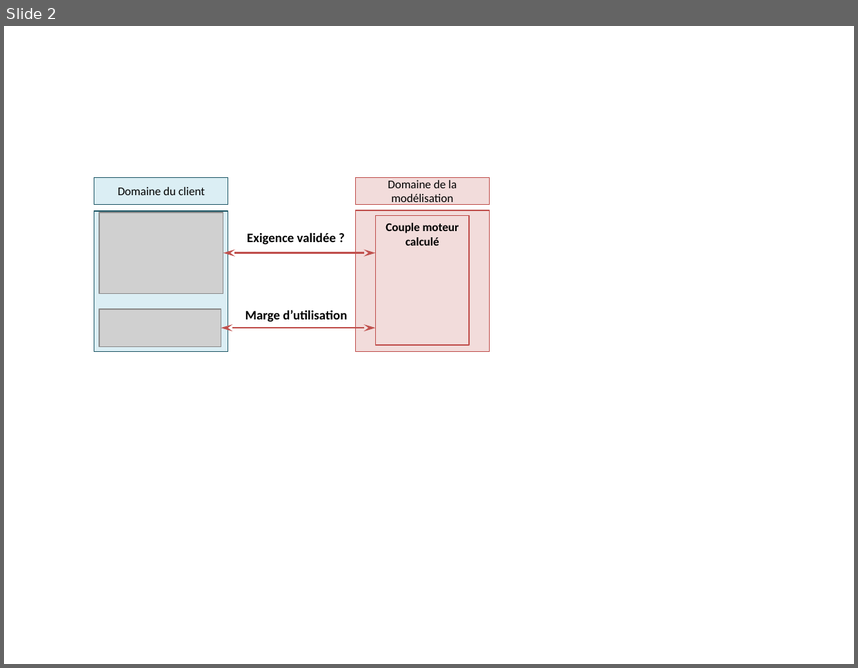
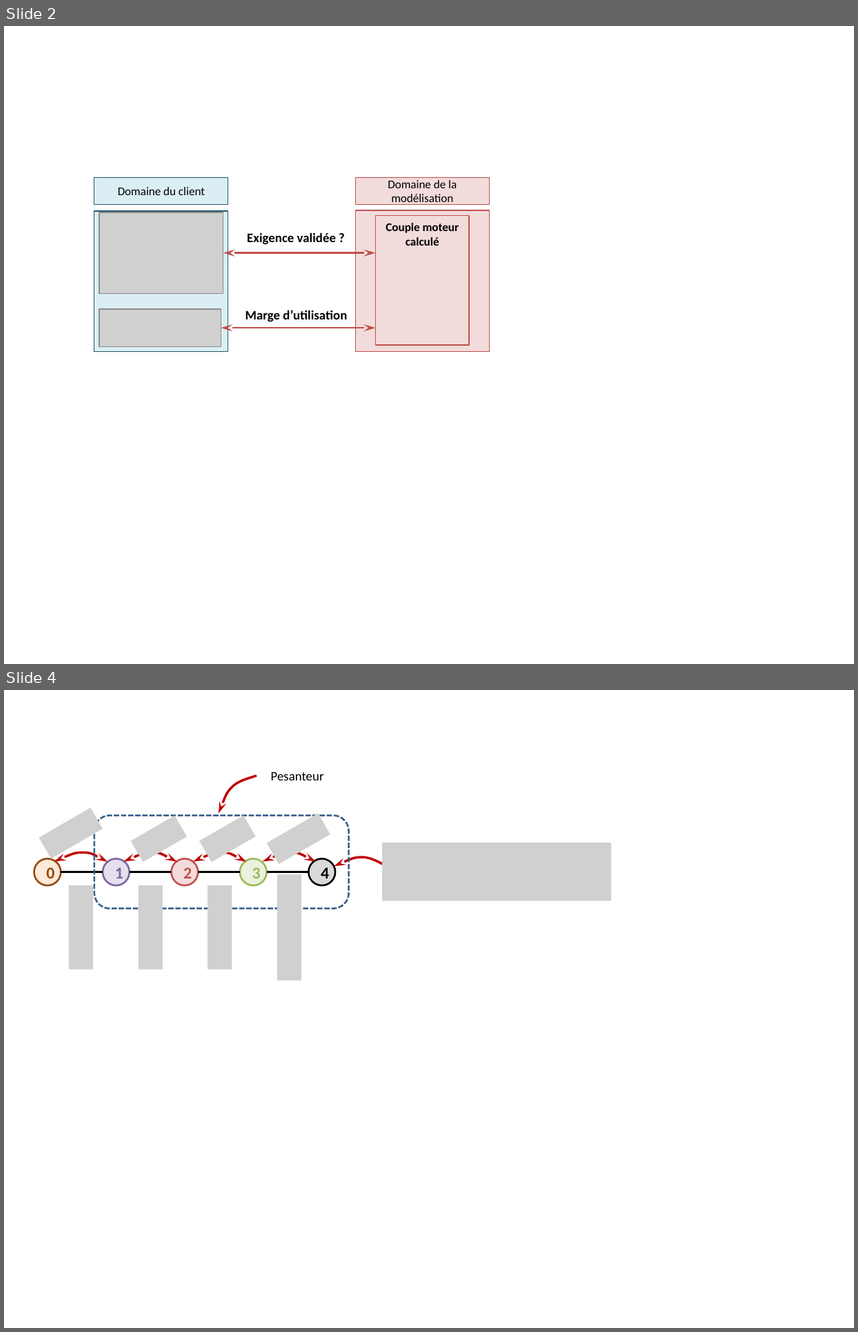
Before and after one commit to xpessoles/Cy_04_PSI_ModelisationDynamique, a slide deck: Revisions_Statique/Fiche_01_Statique_3D_TD_01_MC2E_TODO/images/Figures.pptx. Shown one above the other, each under a label of ours: slide 2 before the commit, slides 2 and 4 after it; the slides between them are not shown. The pictures are 858x668 and 858x1332 pixels, drawn with LibreOffice and Linux fonts; fonts in the diff are those of the drawing; grey boxes stand for pictures. Boxes give left, top, right and bottom in pixels: in the first picture for what was removed or moved away, otherwise in the second. Text is boxed around its words. In the diff, an @@ line names an element or a change of style, - is before the commit and + after.

```diff
--- a/Revisions_Statique/Fiche_01_Statique_3D_TD_01_MC2E_TODO/images/Figures.pptx
+++ b/Revisions_Statique/Fiche_01_Statique_3D_TD_01_MC2E_TODO/images/Figures.pptx
@@ slide 4 added at (4,690,854,1328), background #FFFFFF @@
@@ freeform shape added at (212,769,256,814), outline #C00000 2 pt @@
@@ text added at (271,772,324,780), 11 pt, text #000000 @@
+Pesanteur
@@ picture added at (39,808,103,859) @@
@@ picture added at (267,813,331,864) @@
@@ rounded rectangle added at (94,815,348,907), outline #3A5F8C 1.5 pt dashed @@
@@ picture added at (130,816,187,862) @@
@@ picture added at (199,815,256,862) @@
@@ freeform shape added at (54,852,107,862), outline #C00000 2 pt @@
@@ freeform shape added at (124,852,177,862), outline #C00000 2 pt @@
@@ freeform shape added at (193,852,246,862), outline #C00000 2 pt @@
@@ freeform shape added at (263,852,316,862), outline #C00000 2 pt @@
@@ picture added at (382,842,612,901) @@
@@ ellipse added at (34,858,60,885), fill #FDEADA, outline #984807 1.5 pt, 14 pt, text #984807, bold @@
+0
@@ line added from (61, 872) to (103, 872), #000000 1.5 pt @@
@@ ellipse added at (103,858,129,885), fill #E6E0EC, outline #8064A2 1.5 pt, 14 pt, text #8064A2, bold @@
+1
@@ line added from (172, 872) to (130, 872), #000000 1.5 pt @@
@@ ellipse added at (172,858,198,885), fill #F2DCDB, outline #C0504D 1.5 pt, 14 pt, text #C0504D, bold @@
+2
@@ line added from (240, 872) to (198, 872), #000000 1.5 pt @@
@@ ellipse added at (240,858,267,885), fill #EBF1DE, outline #9BBB59 1.5 pt, 14 pt, text #9BBB59, bold @@
+3
@@ line added from (308, 872) to (267, 872), #000000 1.5 pt @@
@@ picture added at (277,874,301,980) @@
@@ ellipse added at (308,858,335,885), fill #D9D9D9, outline #000000 1.5 pt, 14 pt, text #000000, bold @@
+4
@@ freeform shape added at (334,858,388,867), outline #C00000 2 pt @@
@@ picture added at (69,885,93,969) @@
@@ picture added at (139,885,163,969) @@
@@ picture added at (207,885,232,969) @@
```
Also in this commit, not shown: 1 other slide added, 2 other files.
